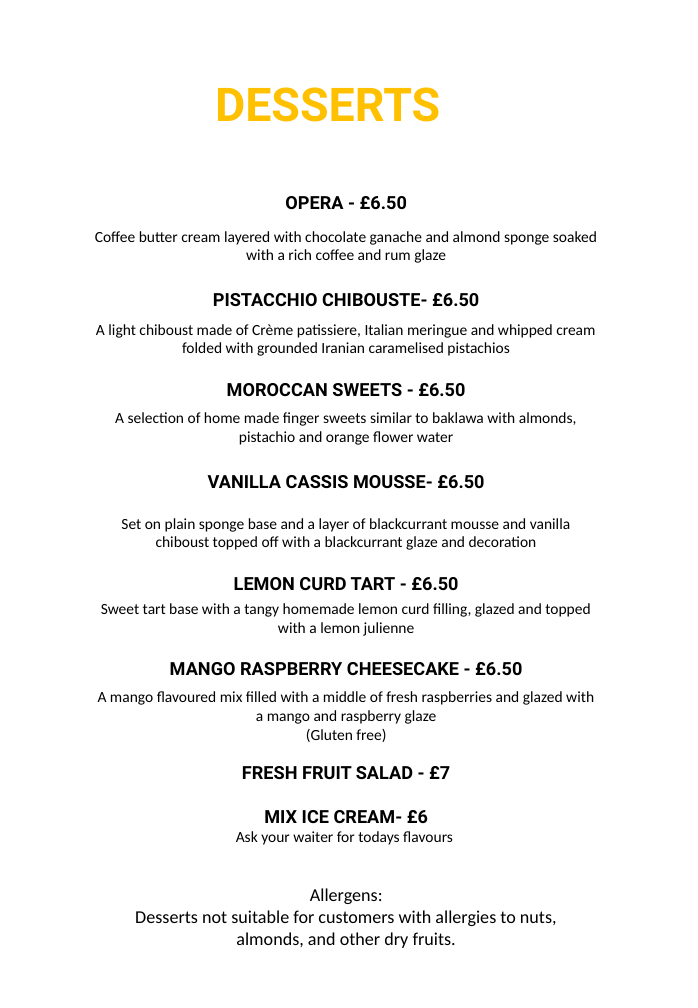
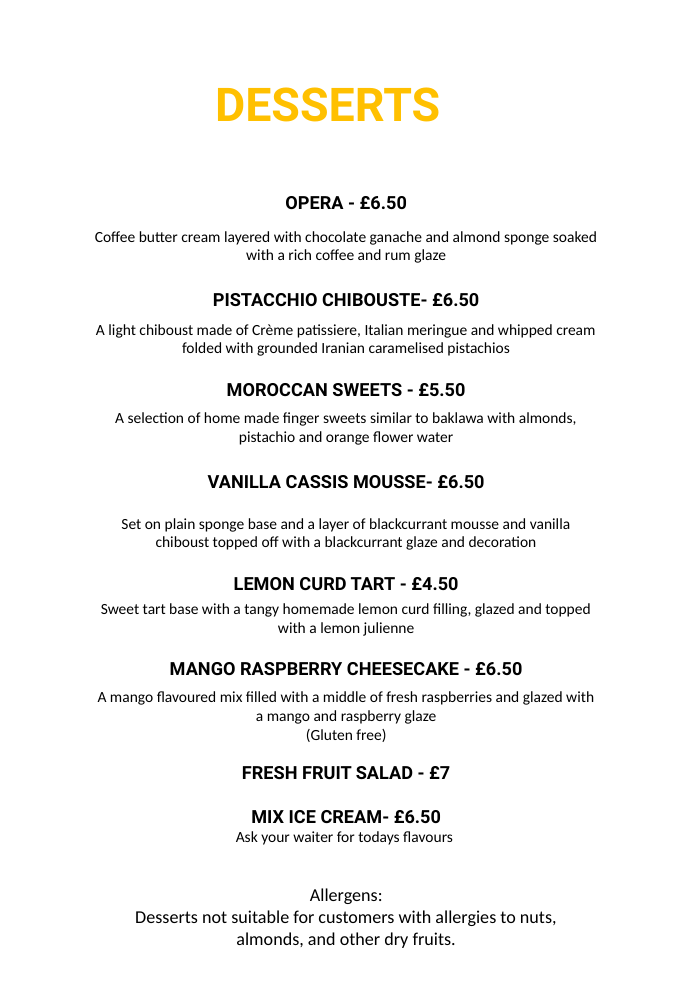
Before and after one commit to faridelaouadi/ElFenoon, a slide deck: slide 1 of other/desserts.pptx. Drawn at 698x1008 pixels with LibreOffice and Linux fonts; fonts in the diff are those of the drawing. Boxes give left, top, right and bottom in pixels: in the first picture for what was removed or moved away, otherwise in the second. Text is boxed around its words. In the diff, an @@ line names an element or a change of style, - is before the commit and + after.

```diff
--- a/other/desserts.pptx
+++ b/other/desserts.pptx
@@ text at (227, 383, 465, 396): text changed @@
-MOROCCAN SWEETS - £6.50
+MOROCCAN SWEETS - £5.50
@@ text at (234, 577, 458, 590): text changed @@
-LEMON CURD TART - £6.50
+LEMON CURD TART - £4.50
@@ text at (251, 810, 441, 823): text changed @@
-MIX ICE CREAM- £6
+MIX ICE CREAM- £6.50
```
Also in this commit, not shown: 21 other files.
